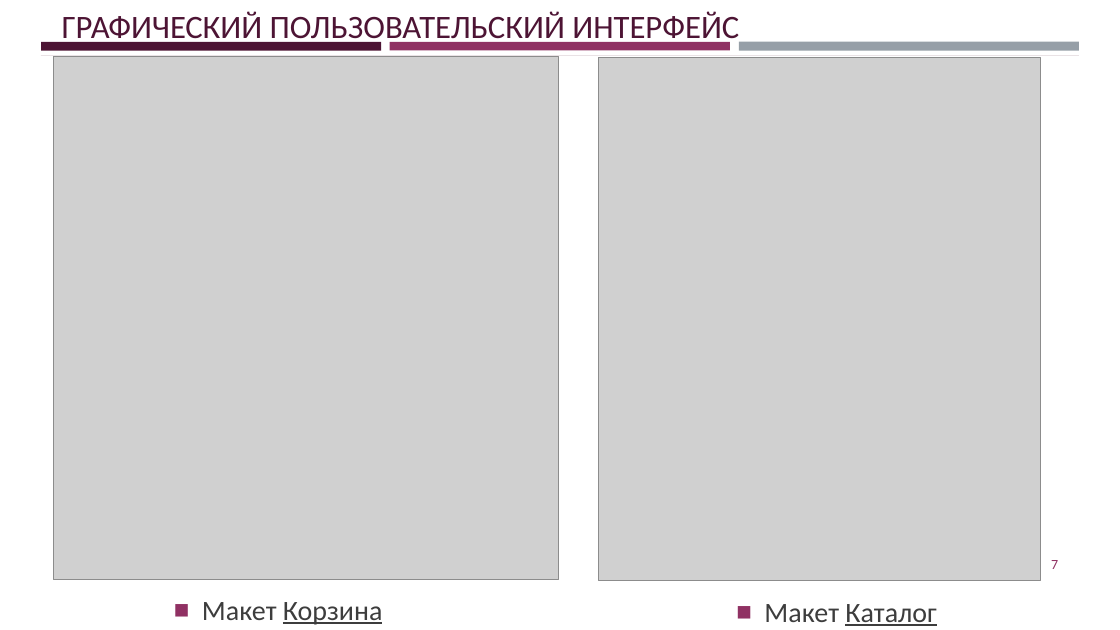
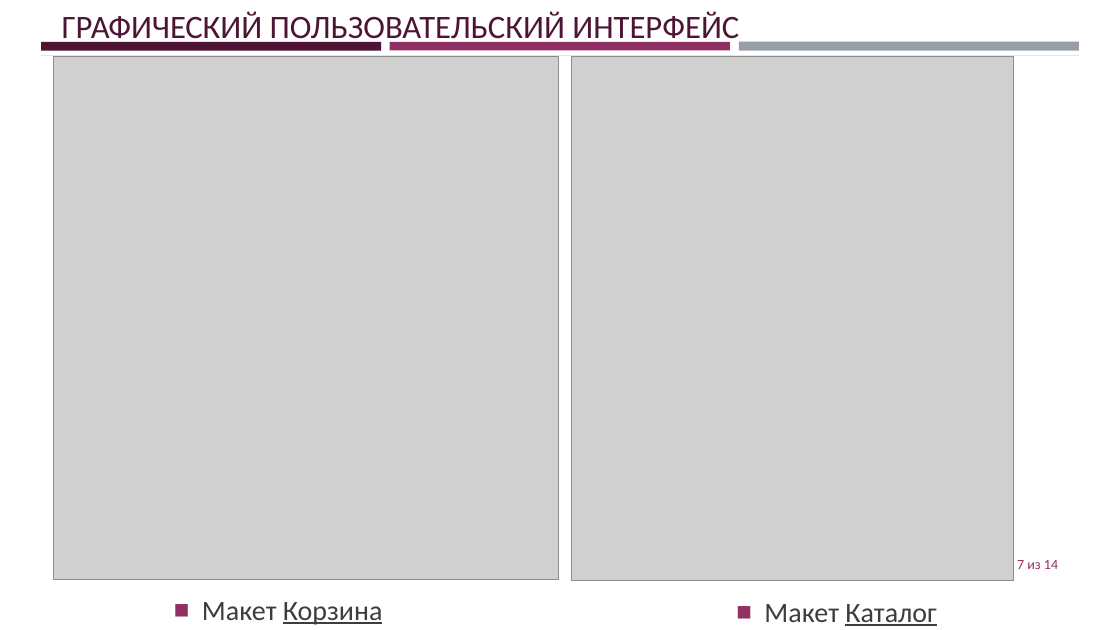
Before and after one commit to jecsonM/MDKmyWORKasAstudent, a slide deck: slide 7 of Сайт для компании «Кисловодск-строй».pptx. Drawn at 1120x630 pixels with LibreOffice and Linux fonts; fonts in the diff are those of the drawing; grey boxes stand for pictures. Boxes give left, top, right and bottom in pixels: in the first picture for what was removed or moved away, otherwise in the second. Text is boxed around its words. In the diff, an @@ line names an element or a change of style, - is before the commit and + after.

```diff
--- a/Сайт для компании «Кисловодск-строй».pptx
+++ b/Сайт для компании «Кисловодск-строй».pptx
@@ picture: place and size @@
-picture at (599,57,1041,581)
+picture at (571,56,1014,581)
@@ page number at (1017,560,1058,569): text changed @@
-7
+7 из 14
```
Also in this commit, not shown: 5 other slides changed, 1 other file.
